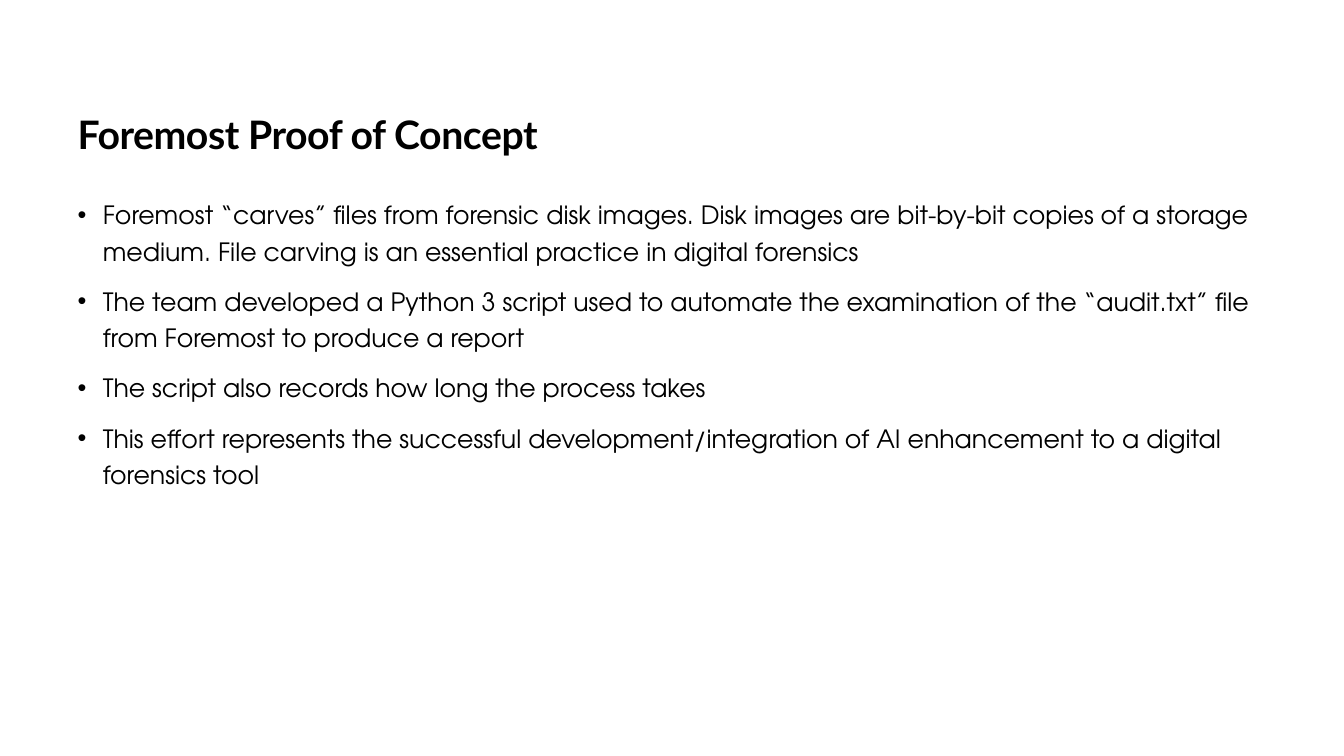
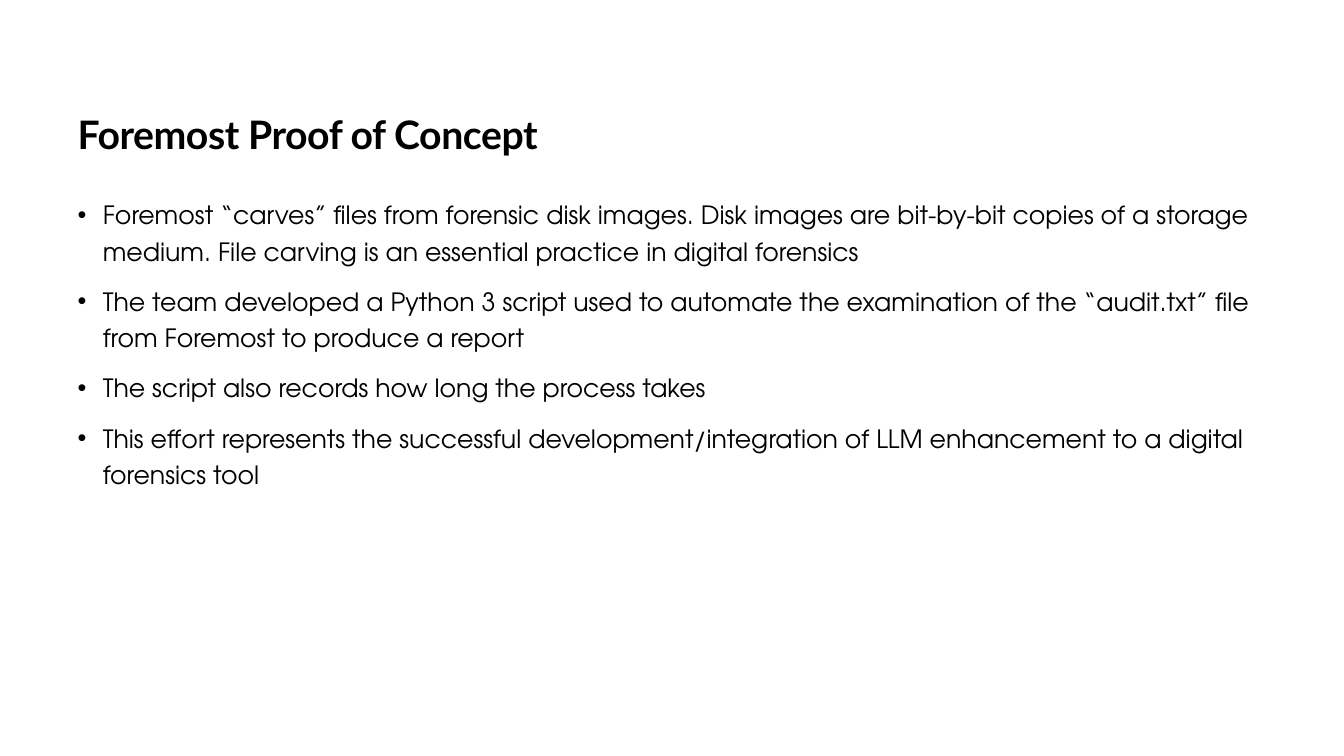
Before and after one commit to DavidSushames/BHB-Capstone, a slide deck: slide 7 of Academic Documents/Powerpoint wkg/Mid project Update - Dave v1.2 15-09.pptx. Drawn at 1344x756 pixels with LibreOffice and Linux fonts; fonts in the diff are those of the drawing. Boxes give left, top, right and bottom in pixels: in the first picture for what was removed or moved away, otherwise in the second. Text is boxed around its words. In the diff, an @@ line names an element or a change of style, - is before the commit and + after.

```diff
--- a/Academic Documents/Powerpoint wkg/Mid project Update - Dave v1.2 15-09.pptx
+++ b/Academic Documents/Powerpoint wkg/Mid project Update - Dave v1.2 15-09.pptx
@@ text at bbox=[103, 429, 1242, 485]: text changed @@
-• This effort represents the successful development/integration of AI enhancement to a digital forensics tool
+• This effort represents the successful development/integration of LLM enhancement to a digital forensics tool
```
Also in this commit, not shown: 7 other slides changed.
